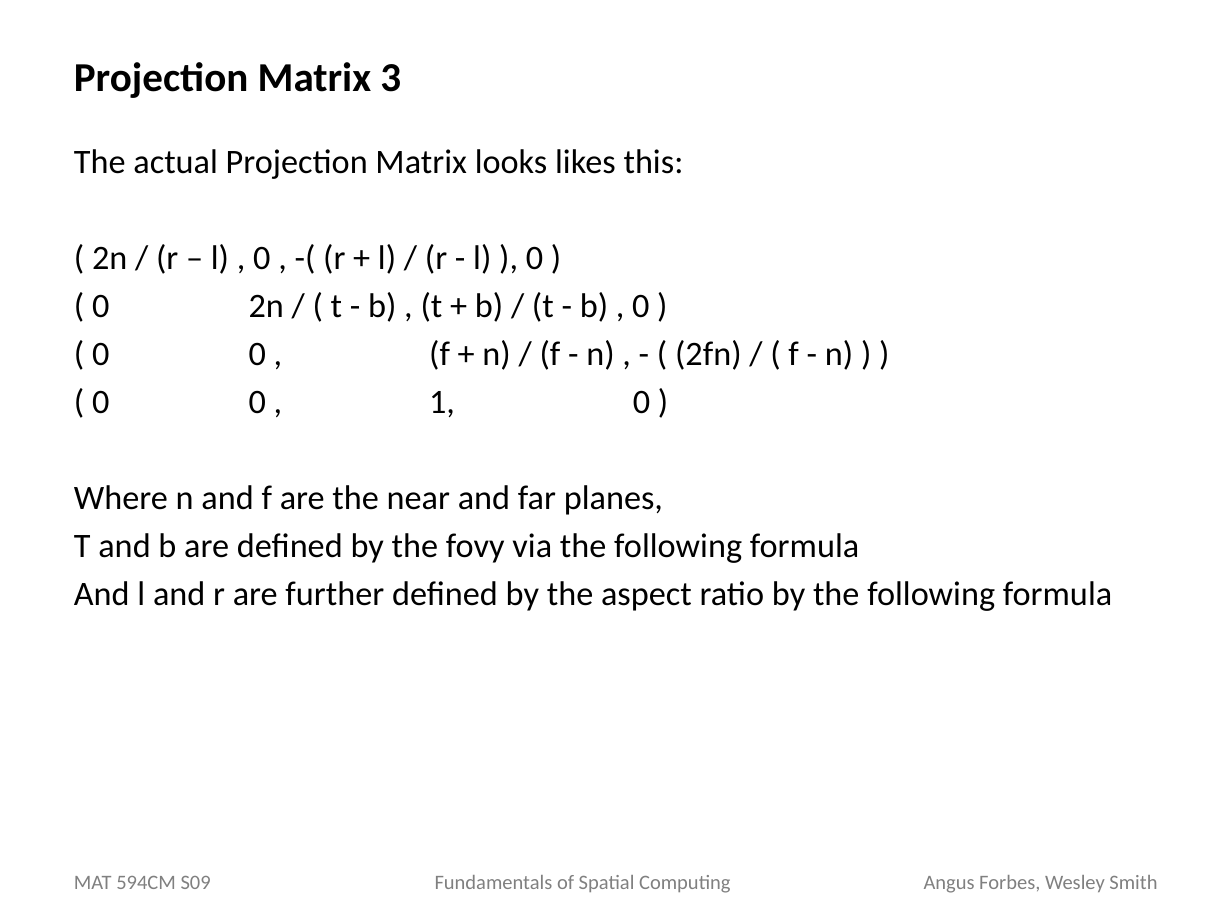
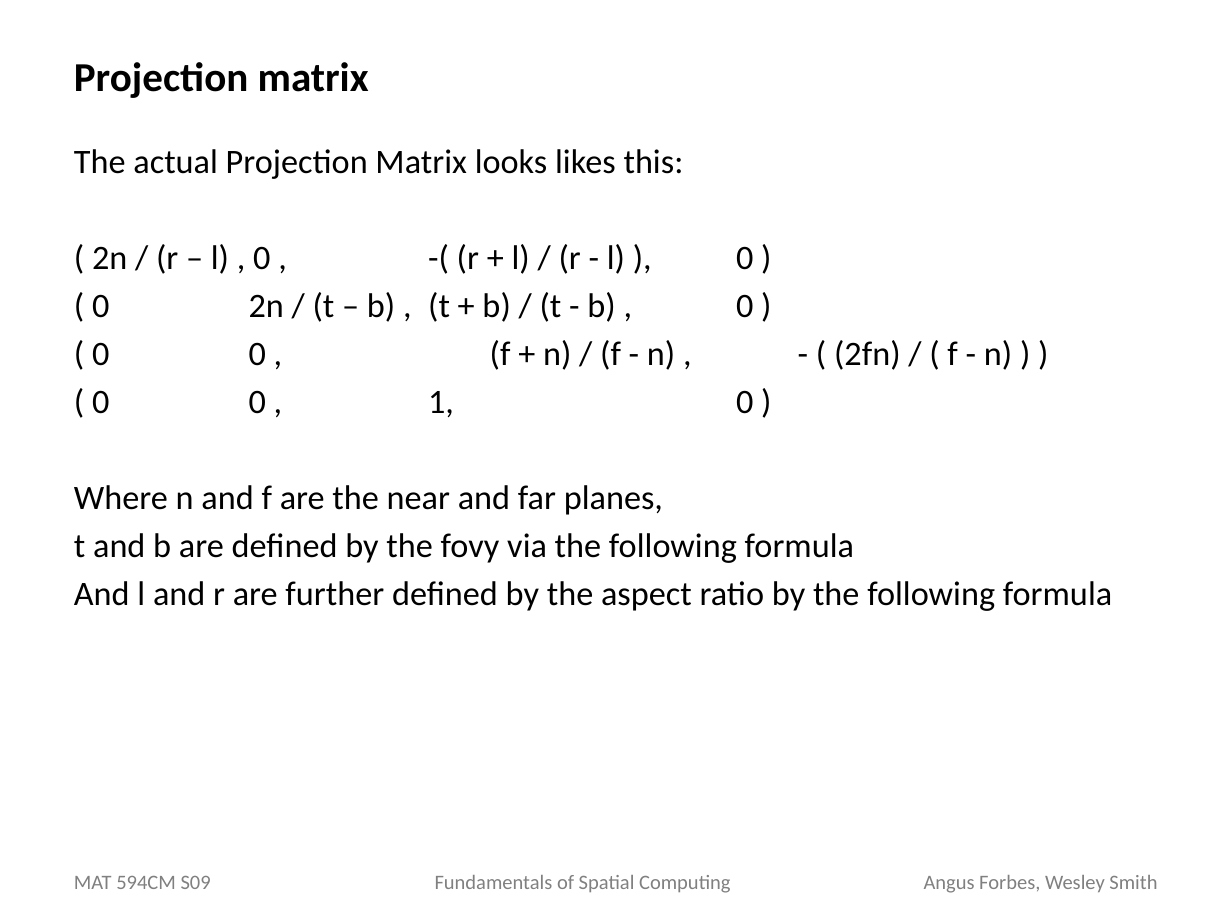
Before and after one commit to angusforbes/mat594cm, a slide deck: slide 21 of Week1/Week1-OpenGL_Basics.pptx (slide 24 before the commit). Drawn at 1232x924 pixels with LibreOffice and Linux fonts; fonts in the diff are those of the drawing. Boxes give left, top, right and bottom in pixels: in the first picture for what was removed or moved away, otherwise in the second. Text is boxed around its words. In the diff, an @@ line names an element or a change of style, - is before the commit and + after.

```diff
--- a/Week1/Week1-OpenGL_Basics.pptx
+++ b/Week1/Week1-OpenGL_Basics.pptx
@@ title at (x1=74, y1=62, x2=369, y2=98): text changed @@
-Projection Matrix 3
+Projection matrix
@@ text at (x1=92, y1=292, x2=615, y2=366): text changed @@
-( 0 2n / ( t - b) , (t + b) / (t - b) , 0 )
+( 0 2n / (t – b) , (t + b) / (t - b) , 0 )
@@ text at (x1=74, y1=533, x2=854, y2=563): text changed @@
-T and b are defined by the fovy via the following formula
+t and b are defined by the fovy via the following formula
```
Also in this commit, not shown: 5 other slides changed, 4 slides added, 2 other files.
